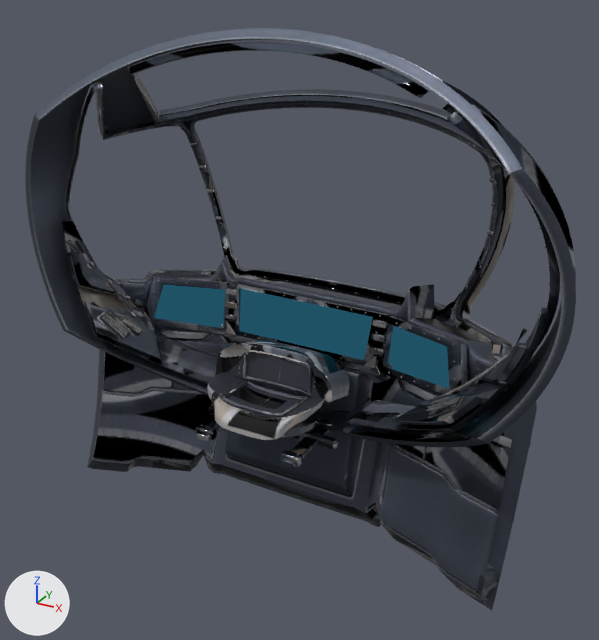
A saved change to the glTF model models/cockpit_kasif.glb.
The view is the same before and after, from a camera (50 mm lens) standing at (1.86, -2.46, 1.29) and looking at (0.01, 0.9, -0.39). Every picture has the same lights, and +X, +Y and +Z are marked at lower left. The first picture is the older version. Where no turn or scale is listed for an object, it has been applied to the vertices. Vertices at exactly the same position are counted once.

Objects in the first picture: 'Cockpit_Body', 'SCR_HULL', 'SCR_RADAR', 'SCR_SYS'.
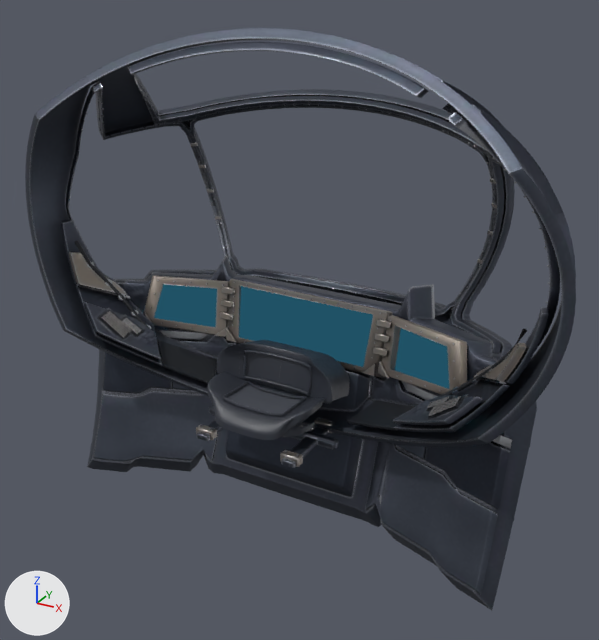
Where the change shows, as pixel boxes (x1, y1, x2, y2) in the pictures (599 x 640 px; the box of a moved part takes in the faces that stretch with it):
```json
{"part": 1, "of": "me_cockpit_body", "change": "moved or reshaped", "before": [228, 281, 392, 367], "after": [228, 279, 393, 377]}
{"part": 2, "of": "me_cockpit_body", "change": "moved or reshaped", "before": [223, 333, 235, 337], "after": [214, 326, 229, 337]}
{"part": 3, "of": "me_cockpit_body", "change": "moved or reshaped", "before": [370, 366, 381, 375], "after": [378, 361, 389, 378]}
{"part": 4, "of": "me_cockpit_body", "change": "moved or reshaped", "before": [226, 288, 238, 297], "after": [222, 286, 235, 295]}
{"part": 5, "of": "me_cockpit_body", "change": "moved or reshaped", "before": [372, 319, 388, 329], "after": [376, 319, 392, 329]}
{"part": 6, "of": "me_cockpit_body", "change": "deleted", "before": [224, 313, 429, 387]}
{"part": 7, "of": "me_cockpit_body", "change": "moved or reshaped", "before": [143, 276, 468, 394], "after": [143, 275, 467, 395]}
{"part": 8, "of": "me_cockpit_body", "change": "surface changed", "before": [61, 42, 576, 600], "after": [61, 42, 576, 600]}
{"part": 9, "of": "me_scr_hull", "change": "moved or reshaped", "before": [388, 325, 450, 389], "after": [395, 328, 450, 389]}
{"part": 10, "of": "me_scr_sys", "change": "moved or reshaped", "before": [154, 284, 225, 328], "after": [154, 284, 217, 327]}
```

The change, as JSON lines over the scene's bpy script:
```json
{"block": "me_cockpit_body", "where": "# used by ob_cockpit_body; location = (0.0, 0.0, 0.0)"}
{"op": "remove", "block": "me_cockpit_body", "code": "me_cockpit_body.from_pydata(...)  # 31764 vertices, 54912 faces; spans x -1.39..1.39, y 0.37..1.57, z -1.48..1.01"}
{"op": "add", "block": "me_cockpit_body", "code": "me_cockpit_body.from_pydata(...)  # 31740 vertices, 54880 faces; spans x -1.39..1.39, y 0.37..1.57, z -1.48..1.01"}
{"block": "me_cockpit_body", "change": "me_cockpit_body part 1: the loose piece of 40 vertices spanning x -0.47..0.47, y 0.92..1.0, z -0.59..-0.3 is scaled about its middle by (0.998, 1.15, 1.2), then moved by (0.0, 0.0, -0.01)"}
{"block": "me_cockpit_body", "change": "me_cockpit_body part 2: the loose piece of 15 vertices spanning x -0.47..-0.39, y 0.91..0.95, z -0.59..-0.53 is moved by (-0.05, -0.01, 0.0)"}
{"block": "me_cockpit_body", "change": "me_cockpit_body part 3: the loose piece of 15 vertices spanning x 0.4..0.47, y 0.9..0.94, z -0.59..-0.52 is moved by (0.05, -0.01, 0.0)"}
{"block": "me_cockpit_body", "change": "me_cockpit_body part 4: the loose piece of 20 vertices spanning x -0.46..-0.39, y 0.95..0.98, z -0.37..-0.33 is moved by (-0.02, -0.01, 0.01)"}
{"block": "me_cockpit_body", "change": "me_cockpit_body part 5: the loose piece of 20 vertices spanning x 0.39..0.46, y 0.95..0.97, z -0.37..-0.33 is moved by (0.02, -0.01, 0.01)"}
{"block": "me_cockpit_body", "change": "me_cockpit_body part 6: 9 loose pieces with 110 vertices, spanning x -0.46..0.73, y 0.84..0.96, z -0.58..-0.32, are deleted"}
{"block": "me_cockpit_body", "change": "me_cockpit_body part 7: 146 vertices moved from x -0.88..0.83, y 0.79..1.03, z -0.61..-0.3 to x -0.89..0.83, y 0.79..1.01, z -0.61..-0.29; 259 vertices removed from x -0.94..0.93, y 0.77..1.03, z -0.67..-0.3; 322 vertices added at x -0.93..0.93, y 0.77..1.01, z -0.66..-0.29"}
{"block": "me_cockpit_body", "change": "me_cockpit_body part 8: 34624 kept faces spanning x -1.34..1.39, y 0.37..1.47, z -1.48..1.0 get new texture (UV) coordinates"}
{"block": "me_cockpit_body", "change": "other edits to the shape of me_cockpit_body do not show in these pictures"}
{"block": "me_scr_hull", "where": "# used by ob_scr_hull; location = (0.0, 0.0, 0.0)"}
{"op": "remove", "block": "me_scr_hull", "code": "me_scr_hull.from_pydata(...)  # 4 vertices, 2 faces; spans x 0.478..0.874, y 0.833..1.0, z -0.573..-0.35"}
{"op": "add", "block": "me_scr_hull", "code": "me_scr_hull.from_pydata(...)  # 4 vertices, 2 faces; spans x 0.522..0.874, y 0.833..0.986, z -0.572..-0.349"}
{"block": "me_scr_hull", "change": "me_scr_hull part 9"}
{"op": "set", "path": "me_scr_hull.vertices[0].co", "old": "(0.48, 1.0, -0.35)", "new": "(0.525, 0.986, -0.349)"}
{"op": "set", "path": "me_scr_hull.vertices[3].co", "old": "(0.478, 0.954, -0.573)", "new": "(0.522, 0.94, -0.572)", "note": "pixel (387, 368) -> pixel (394, 371)"}
{"block": "me_scr_sys", "where": "# used by ob_scr_sys; location = (0.0, 0.0, 0.0)"}
{"op": "remove", "block": "me_scr_sys", "code": "me_scr_sys.from_pydata(...)  # 4 vertices, 2 faces; spans x -0.876..-0.479, y 0.833..1.001, z -0.574..-0.35"}
{"op": "add", "block": "me_scr_sys", "code": "me_scr_sys.from_pydata(...)  # 4 vertices, 2 faces; spans x -0.876..-0.523, y 0.833..0.987, z -0.573..-0.349"}
{"block": "me_scr_sys", "change": "me_scr_sys part 10"}
{"op": "set", "path": "me_scr_sys.vertices[1].co", "old": "(-0.488, 1.001, -0.351)", "new": "(-0.532, 0.987, -0.349)"}
{"op": "set", "path": "me_scr_sys.vertices[2].co", "old": "(-0.479, 0.956, -0.574)", "new": "(-0.523, 0.942, -0.573)"}
```
